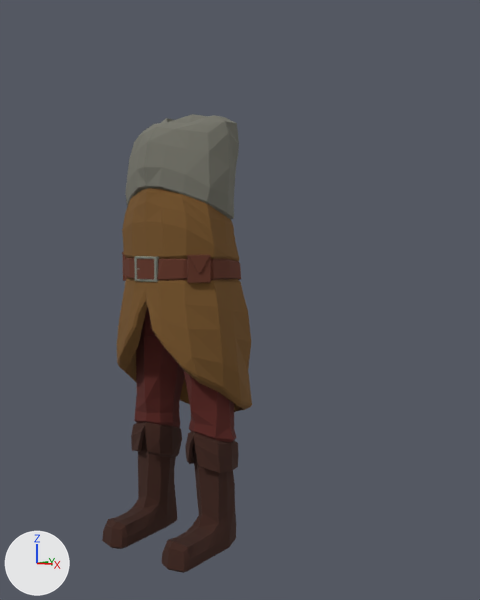
Renders of the Blender file blendFiles/characters.blend from each side of a commit.
Before and after are seen from a camera (50 mm lens) standing at (0.702, -0.806, 0.477) and looking at (0.063, 0.068, 0.387). The axes (+X, +Y, +Z) are drawn at lower left. The lights are the same throughout.

Objects in the first picture: 'beltBuckle', 'bootsPants', 'pouch1', 'tunicArmor'.
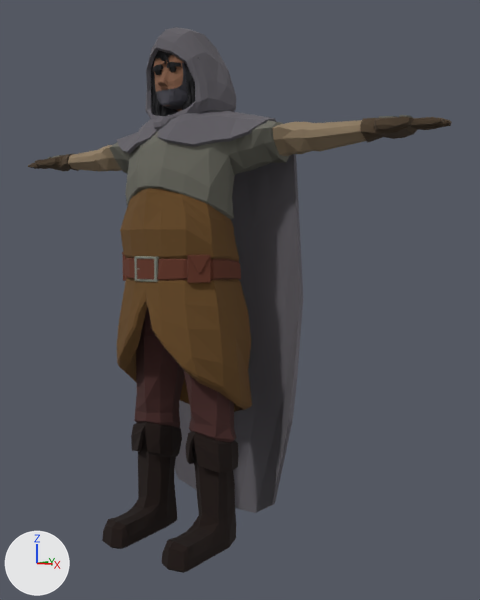
What differs and where, as boxes [x1, y1, x2, y2] in the pictures (480 x 600 px):
'tunicArmor.001', added (brown): after [28, 115, 452, 412]
'tunicArmor', deleted: before [117, 114, 252, 412]
'cloak.003', added: after [174, 154, 303, 513]
'hood.001', added: after [145, 27, 236, 120]
'cloak.002', added: after [117, 111, 276, 154]
'head.001', added: after [152, 54, 188, 112]
'hair.001', added (black): after [151, 50, 199, 116]
'flyawayHairs.001', added: after [151, 55, 195, 116]
'Cube.001', added: after [153, 116, 170, 131]

The change, as a diff of the scene's bpy script:
```diff
--- a/blendFiles/characters.blend.py
+++ b/blendFiles/characters.blend.py
@@ ob_tunicarmor @@
-ob_tunicarmor = bpy.data.objects.new('tunicArmor', me_plane_001)
@@ ob_cloak_003 @@
+ob_cloak_003 = bpy.data.objects.new('cloak.003', me_cube_018)  # 24 vertices, 15 faces; spans x 0.0..1.59, y 1.24..2.2, z -4.26..1.89; in mat_hood (dark grey #646167); modifiers MIRROR, SOLIDIFY
+ob_cloak_003.parent = ob_bootspants
+ob_cloak_003.location = (-0.00192, -0.0836, 0.448)
+ob_cloak_003.scale = (0.107, 0.107, 0.107)
@@ ob_cube_001 @@
+ob_cube_001 = bpy.data.objects.new('Cube.001', me_cube_017)  # 24 vertices, 26 faces; spans x -1.0..1.0, y -1.0..1.0, z -1.0..1.0; in mat_hood (dark grey #646167)
+ob_cube_001.parent = ob_bootspants
+ob_cube_001.location = (-0.00143, -0.041, 0.657)
+ob_cube_001.rotation_euler = (-0.812, 0.0, 0.0)  # degrees (-47, 0, 0)
+ob_cube_001.scale = (0.0124, 0.0124, 0.0124)
@@ ob_cloak_002 @@
+ob_cloak_002 = bpy.data.objects.new('cloak.002', me_cube_016)  # 26 vertices, 15 faces; spans x 0.0..1.445, y 0.134..1.509, z 1.622..2.205; in mat_hood (dark grey #646167); modifiers MIRROR, SOLIDIFY
+ob_cloak_002.parent = ob_bootspants
+ob_cloak_002.location = (-0.00192, -0.0836, 0.448)
+ob_cloak_002.scale = (0.107, 0.107, 0.107)
@@ ob_flyawayhairs_001 @@
+ob_flyawayhairs_001 = bpy.data.objects.new('flyawayHairs.001', me_plane_010)  # 90 vertices, 34 faces; spans x -0.0411..0.0429, y -0.0427..-0.0082, z 0.6638..0.7602; in mat_hair (black #1c1b1f); modifiers SOLIDIFY
+ob_flyawayhairs_001.parent = ob_bootspants
+ob_flyawayhairs_001.location = (0.0, 0.0, 0.0)
@@ ob_hair_001 @@
+ob_hair_001 = bpy.data.objects.new('hair.001', me_plane_009)  # 59 vertices, 34 faces, 1 loose edge; spans x 0.0..0.0503, y -0.0423..0.0395, z 0.6639..0.7754; in mat_hair (black #1c1b1f); modifiers MIRROR, SOLIDIFY
+ob_hair_001.parent = ob_bootspants
+ob_hair_001.location = (0.0, 0.0, 0.0)
@@ ob_hood_001 @@
+ob_hood_001 = bpy.data.objects.new('hood.001', me_cube_015)  # 122 vertices, 108 faces; spans x 0.0..0.61, y 0.245..1.656, z 1.872..3.217; in mat_hood (dark grey #646167); modifiers MIRROR
+ob_hood_001.parent = ob_bootspants
+ob_hood_001.location = (-0.00192, -0.0836, 0.448)
+ob_hood_001.scale = (0.114, 0.114, 0.114)
@@ ob_head_001 @@
+ob_head_001 = bpy.data.objects.new('head.001', me_plane_008)  # 173 vertices, 149 faces, 1 loose edge; spans x 0.0..0.035, y -0.0499..0.0598, z 0.6642..0.7855; in mat_skin (brown #7f5a45), mat_facialhair (dark grey #47464e), mat_eyes (black #000000), mat_hair (black #1c1b1f); modifiers MIRROR
+ob_head_001.parent = ob_bootspants
+ob_head_001.location = (0.0, 0.0, 0.0)
@@ ob_tunicarmor_001 @@
+ob_tunicarmor_001 = bpy.data.objects.new('tunicArmor.001', me_plane_007)  # 612 vertices, 569 faces; spans x 0.0..0.415, y -0.093..0.094, z 0.187..0.678; in mat_tunic (brown #775429), mat_belt (brown #643526), mat_armor (grey #77766c), mat_armwraps (brown #907e64), mat_glove (brown #4e3f2e), mat_skin (brown #7f5a45); modifiers MIRROR
+ob_tunicarmor_001.parent = ob_bootspants
+ob_tunicarmor_001.location = (0.0, 0.0, 0.0)
```
